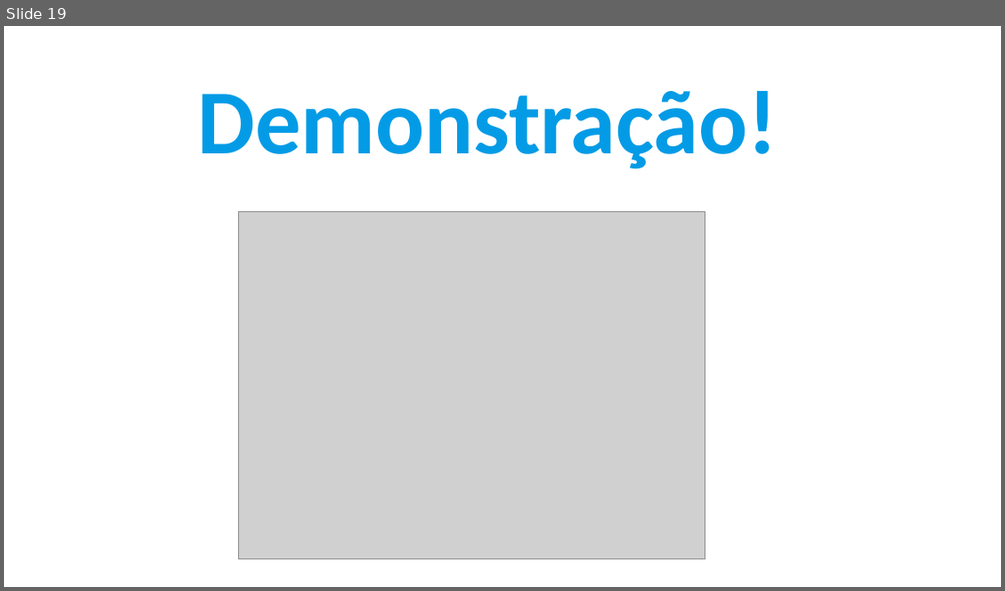
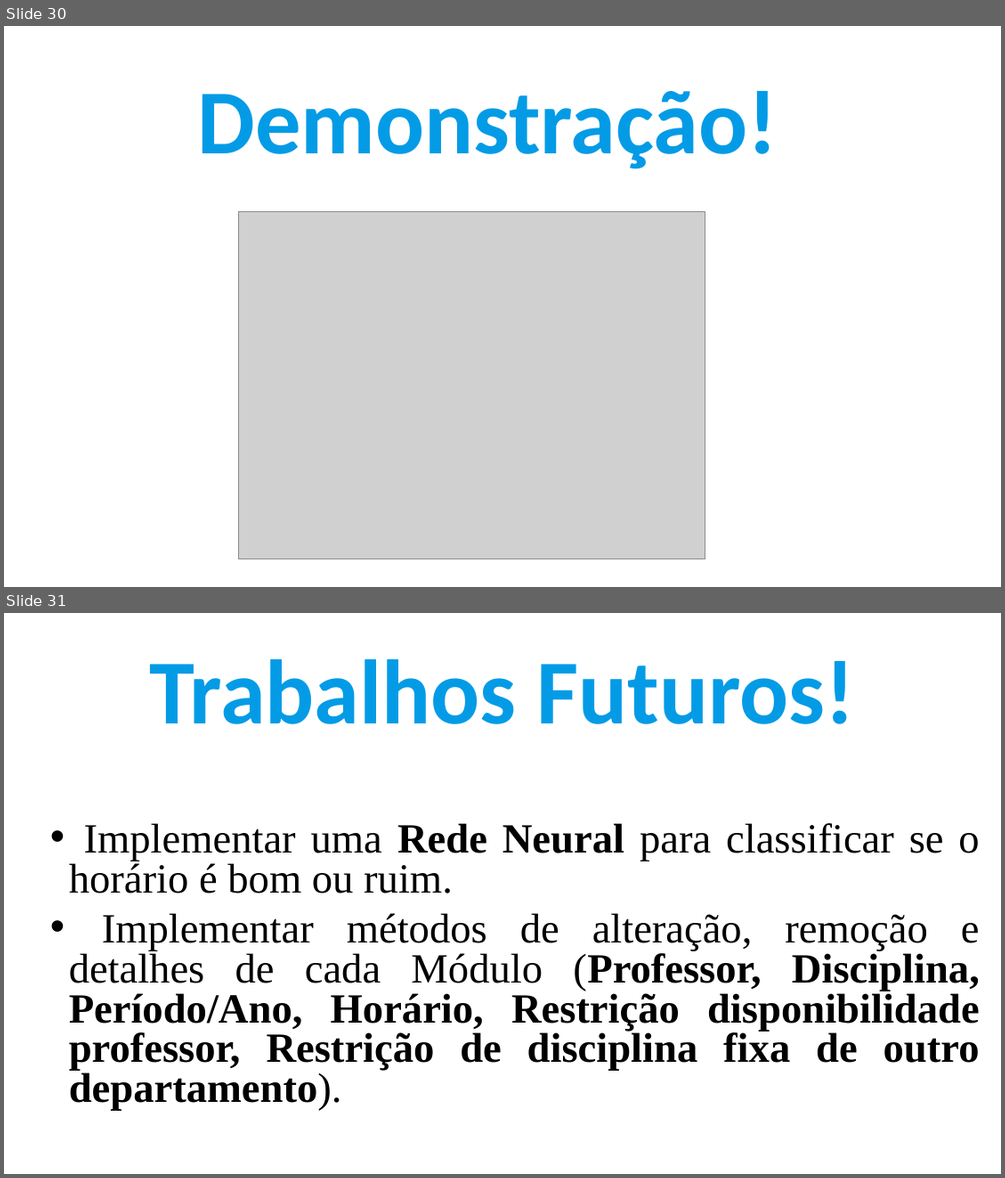
Before and after one commit to IgorSantos1996/GeneticAlgorithms, a slide deck: Apresentação.pptx. Shown one above the other, each under a label of ours: slide 19 before the commit, slides 30 and 31 after it. The pictures are 1005x591 and 1005x1178 pixels, drawn with LibreOffice and Linux fonts; fonts in the diff are those of the drawing; grey boxes stand for pictures. Boxes give left, top, right and bottom in pixels: in the first picture for what was removed or moved away, otherwise in the second. Text is boxed around its words. In the diff, an @@ line names an element or a change of style, - is before the commit and + after.

```diff
--- a/Apresentação.pptx
+++ b/Apresentação.pptx
@@ slide 31 added at (4,613,1001,1174), background #FFFFFF @@
@@ text added at (149,659,855,724), 88 pt, text #049BE6, bold @@
+Trabalhos Futuros!
@@ text added at (69,823,979,1111), 40 pt, text #000000, bold @@
+• Implementar uma Rede Neural para classificar se o horário é bom ou ruim.
+• Implementar métodos de alteração, remoção e detalhes de cada Módulo (Professor, Disciplina, Período/Ano, Horário, Restrição disponibilidade professor, Restrição de disciplina fixa de outro departamento).
@@ what was slide 19 is now slide 30 @@
```
Also in this commit, not shown: 1 slide changed, 11 other slides added.
